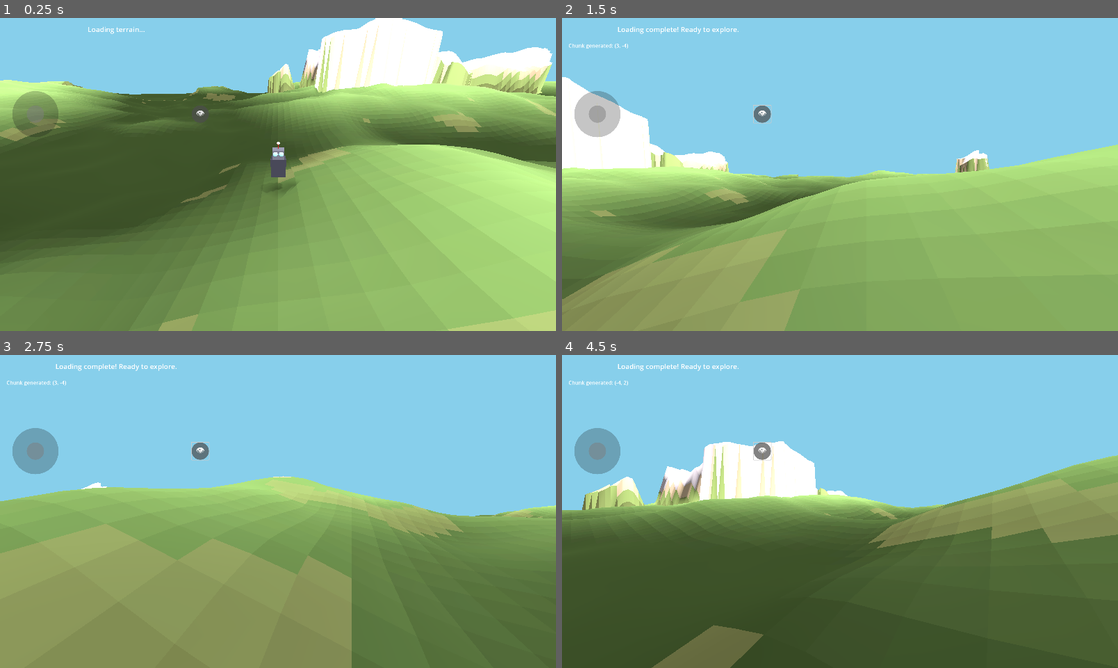
Above: before the commit, frames 1-4 (two rows, left to right).
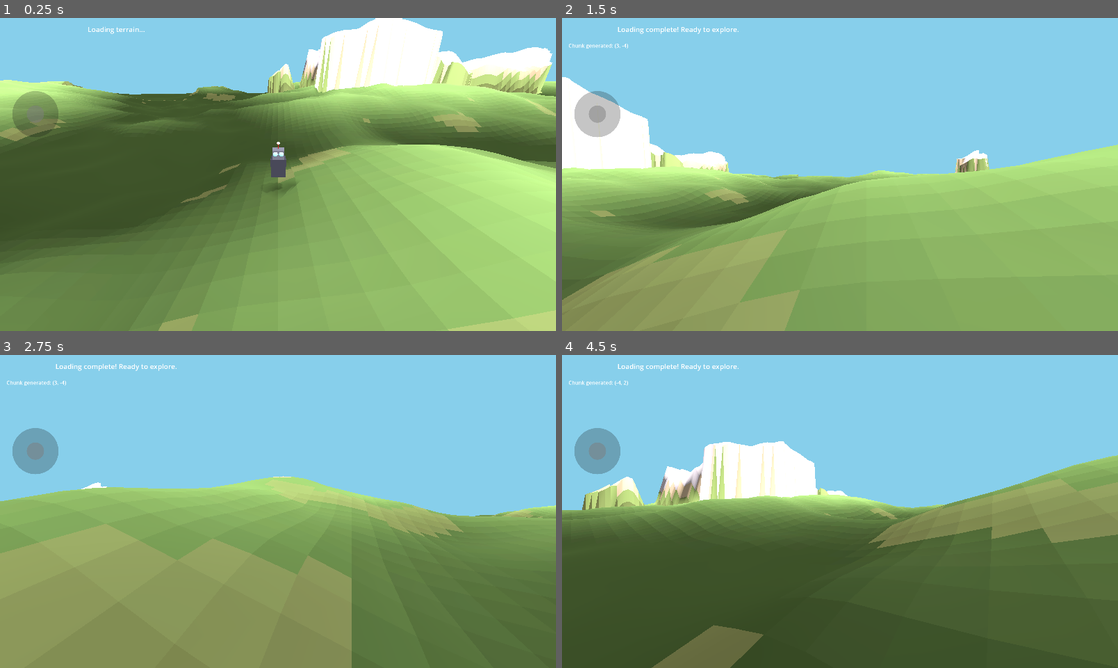
Above: after the commit, the same moments.

Repository: felix-dieterle/YouGame_godot4_public
Game: Godot game, scene res://scenes/demo_narrative.tscn
Same seed, same stepped clock (60 frames per second), same inputs: the game is played once before the commit and once after it. This scene is started directly instead of the project's main scene.
Inputs (mouse positions are in pixels of both pictures, inside the frame that each line leads up to):
- Up to frame 1 (0.25 s): no input
- Up to frame 2 (1.5 s): click (762, 115) at 0.5 s, where only the run before the commit has a clickable "👁"; tap Enter at 1.25 s; move the mouse to (812, 237) at 1.27 s; hold Up (ui_up) from 1.28 s (still down); hold V (toggle_camera_view) from 1.28 s (still down); click (812, 237) at 1.42 s
- Up to frame 3 (2.75 s): release Up (ui_up) at 2 s; release V (toggle_camera_view) at 2 s; drag from (444, 558) to (250, 574) at 2.02 s
- Up to frame 4 (4.5 s): move the mouse to (673, 464) at 2.77 s; hold Left (ui_left) 2.78-3.5 s; hold V (toggle_camera_view) 2.78-3.5 s; click (673, 464) at 2.92 s; drag from (867, 511) to (673, 464) at 3.52 s; move the mouse to (756, 433) at 4.27 s; hold Down (ui_down) from 4.28 s (still down); hold V (toggle_camera_view) from 4.28 s (still down); click (756, 433) at 4.42 s

The runs differ from the first frame. In frame 1, less than 0.1% of the frame differs, in the area x 35-37%, y 29-32%; in frame 2, 0.3%, in the area x 0-100%, y 22-100%; in frame 3, 0.2%; in frame 4, 0.2%.
Error after the commit: Invalid assignment of property or key 'border_width_all' with value of type 'int' on a base object of type 'StyleBoxFlat'. (res://scripts/mobile_controls.gd:18…

Commit message:
Add missing button styles and properties for Android visibility
Co-authored-by: felix-dieterle <1490062+felix-dieterle@users.noreply.github.com>

Diff:
--- a/scripts/mobile_controls.gd
+++ b/scripts/mobile_controls.gd
@@ -134,9 +134,16 @@
 	camera_toggle_button = Button.new()
 	camera_toggle_button.text = "👁"  # Eye emoji for camera view
 	camera_toggle_button.size = Vector2(BUTTON_SIZE, BUTTON_SIZE)
+	camera_toggle_button.custom_minimum_size = Vector2(BUTTON_SIZE, BUTTON_SIZE)
 	camera_toggle_button.add_theme_font_size_override("font_size", 30)
 
-	# Style the button
+	# Set focus mode to prevent focus issues on mobile
+	camera_toggle_button.focus_mode = Control.FOCUS_NONE
+
+	# Ensure button is above other UI elements
+	camera_toggle_button.z_index = 10
+
+	# Style the button - normal state
 	var button_style = StyleBoxFlat.new()
 	button_style.bg_color = Color(0.3, 0.3, 0.3, 0.7)
 	button_style.corner_radius_top_left = int(BUTTON_SIZE / 2)
@@ -145,6 +152,16 @@
 	button_style.corner_radius_bottom_right = int(BUTTON_SIZE / 2)
 	camera_toggle_button.add_theme_stylebox_override("normal", button_style)
 
+	# Style the button - hover state (for desktop/mouse support)
+	var button_style_hover = StyleBoxFlat.new()
+	button_style_hover.bg_color = Color(0.4, 0.4, 0.4, 0.8)
+	button_style_hover.corner_radius_top_left = int(BUTTON_SIZE / 2)
+	button_style_hover.corner_radius_top_right = int(BUTTON_SIZE / 2)
+	button_style_hover.corner_radius_bottom_left = int(BUTTON_SIZE / 2)
+	button_style_hover.corner_radius_bottom_right = int(BUTTON_SIZE / 2)
+	camera_toggle_button.add_theme_stylebox_override("hover", button_style_hover)
+
+	# Style the button - pressed state
 	var button_style_pressed = StyleBoxFlat.new()
 	button_style_pressed.bg_color = Color(0.5, 0.5, 0.5, 0.9)
 	button_style_pressed.corner_radius_top_left = int(BUTTON_SIZE / 2)
@@ -153,6 +170,17 @@
 	button_style_pressed.corner_radius_bottom_right = int(BUTTON_SIZE / 2)
 	camera_toggle_button.add_theme_stylebox_override("pressed", button_style_pressed)
 
+	# Style the button - focus state
+	var button_style_focus = StyleBoxFlat.new()
+	button_style_focus.bg_color = Color(0.4, 0.4, 0.4, 0.8)
+	button_style_focus.corner_radius_top_left = int(BUTTON_SIZE / 2)
+	button_style_focus.corner_radius_top_right = int(BUTTON_SIZE / 2)
+	button_style_focus.corner_radius_bottom_left = int(BUTTON_SIZE / 2)
+	button_style_focus.corner_radius_bottom_right = int(BUTTON_SIZE / 2)
+	button_style_focus.border_width_all = 2
+	button_style_focus.border_color = Color(0.7, 0.7, 0.7, 1.0)
+	camera_toggle_button.add_theme_stylebox_override("focus", button_style_focus)
+
 	# Connect button to toggle function
 	camera_toggle_button.pressed.connect(_on_camera_toggle_pressed)
 
